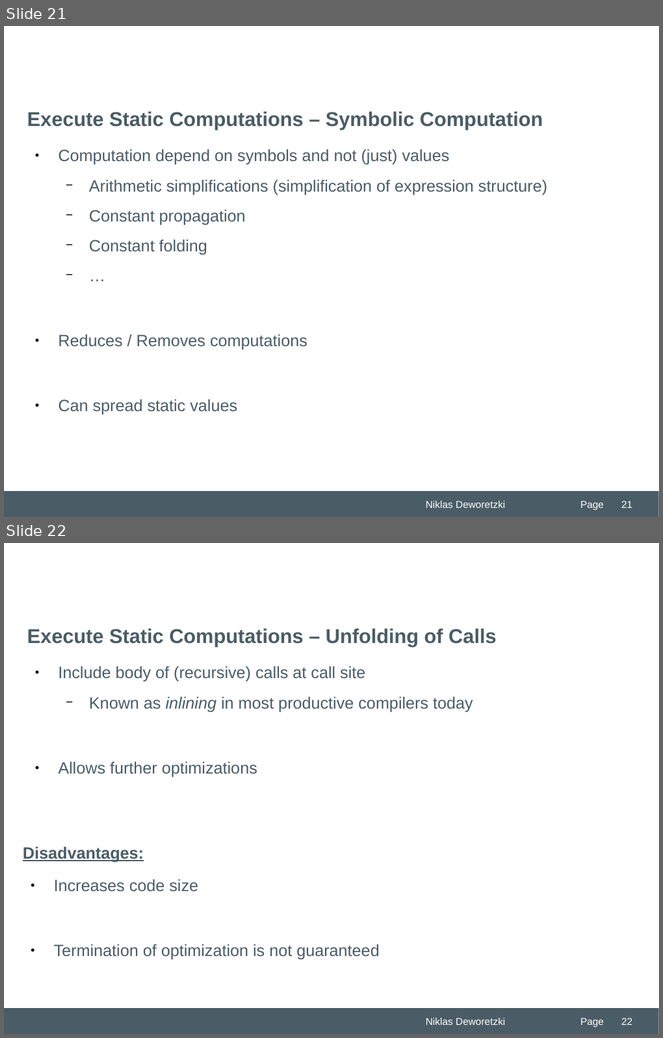
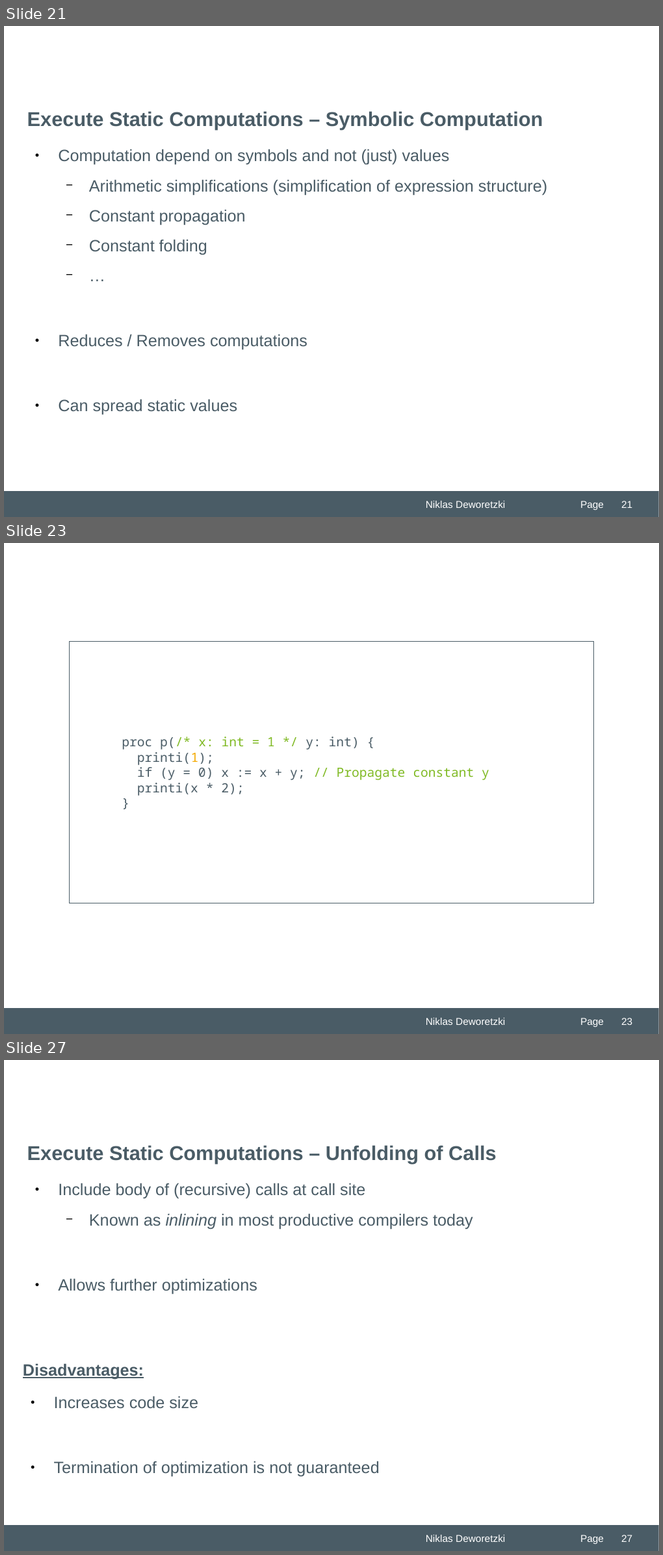
Before and after one commit to Niklas-Deworetzki/thm-masterseminar, a slide deck: paper/presentation/THM-Praesentation-FB06-MNI.odp. Shown one above the other, each under a label of ours: slides 21 and 22 before the commit, slides 21, 23 and 27 after it; the slides between them are not shown. The pictures are 663x1038 and 663x1555 pixels, drawn with LibreOffice and Linux fonts; fonts in the diff are those of the drawing; background and template pictures are left out. Boxes give left, top, right and bottom in pixels: in the first picture for what was removed or moved away, otherwise in the second. Text is boxed around its words. In the diff, an @@ line names an element or a change of style, - is before the commit and + after.

```diff
--- a/paper/presentation/THM-Praesentation-FB06-MNI.odp
+++ b/paper/presentation/THM-Praesentation-FB06-MNI.odp
@@ slide 23 added at [4, 543, 659, 1034], background #FFFFFF; not listed: 3 template elements that a slide beside it also shows @@
@@ rectangle added at [70, 641, 594, 903], outline #4A5C66 0 pt, 14 pt, text #4A5C66 @@
+proc p(/* x: int = 1 */ y: int) {
+printi(1);
+if (y = 0) x := x + y; // Propagate constant y
+printi(x * 2);
+}
@@ page number added at [622, 1018, 633, 1025], 11 pt, text #FFFFFF @@
+23
@@ what was slide 22 is now slide 27 @@
@@ page number at [622, 1535, 633, 1542]: text changed @@
-22
+27
```
Also in this commit, not shown: 6 slides changed, 5 other slides added, 2 other files.
